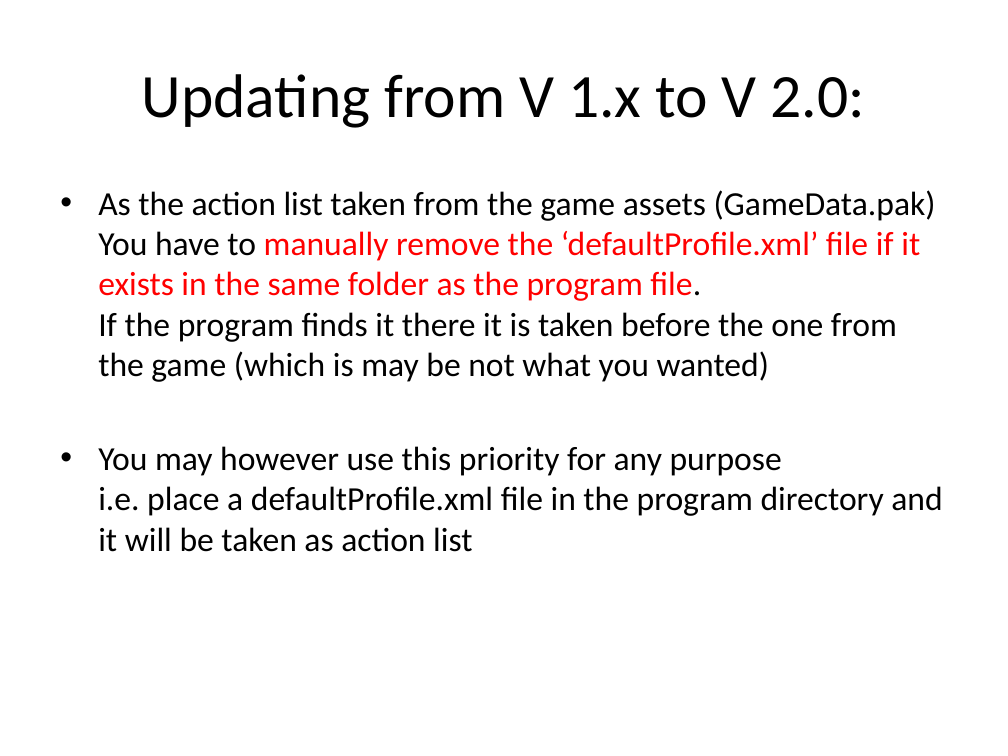
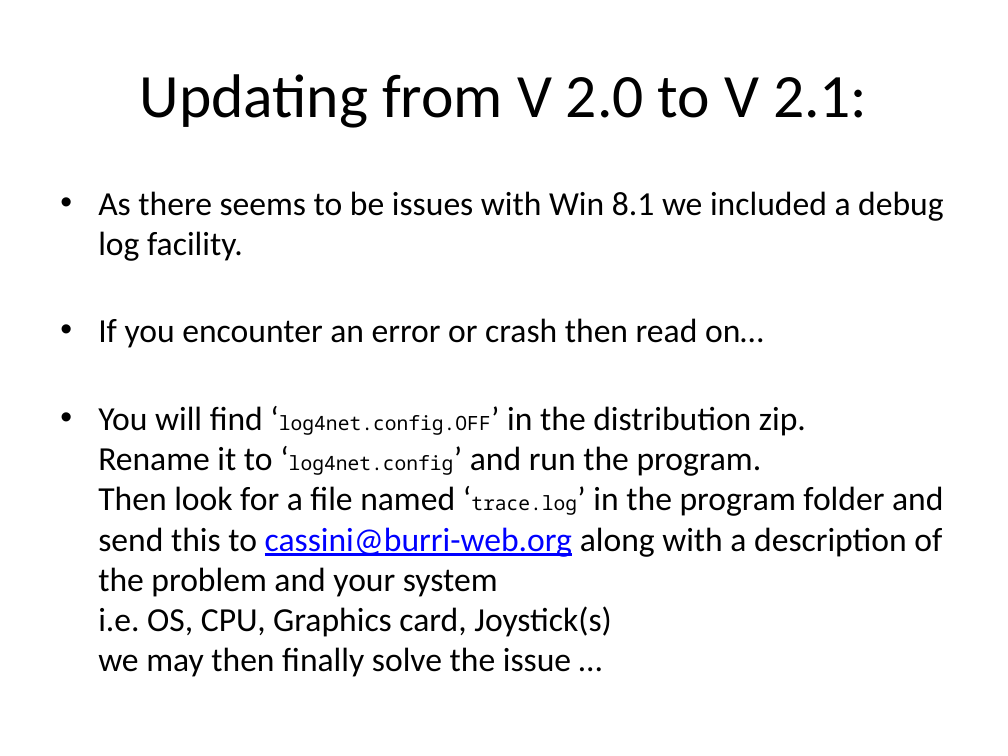
Before and after one commit to SCToolsfactory/SCJMapper-V2, a slide deck: slide 2 of doc/SCJMapper_QGuide.pptx. Drawn at 1008x756 pixels with LibreOffice and Linux fonts; fonts in the diff are those of the drawing. Boxes give left, top, right and bottom in pixels: in the first picture for what was removed or moved away, otherwise in the second. Text is boxed around its words. In the diff, an @@ line names an element or a change of style, - is before the commit and + after.

```diff
--- a/doc/SCJMapper_QGuide.pptx
+++ b/doc/SCJMapper_QGuide.pptx
@@ title at (140,74,867,128): text changed @@
-Updating from V 1.x to V 2.0:
+Updating from V 2.0 to V 2.1:
@@ text at (98,191,943,677): text changed @@
-• As the action list taken from the game assets (GameData.pak)
-  You have to manually remove the ‘defaultProfile.xml’ file if it exists in the same folder as the program file.
-  If the program finds it there it is taken before the one from the game (which is may be not what you wanted)
-• You may however use this priority for any purpose
-  i.e. place a defaultProfile.xml file in the program directory and it will be taken as action list
+• As there seems to be issues with Win 8.1 we included a debug log facility.
+• If you encounter an error or crash then read on…
+• You will find ‘log4net.config.OFF’ in the distribution zip.
+  Rename it to ‘log4net.config’ and run the program.
+  Then look for a file named ‘trace.log’ in the program folder and send this to cassini@burri-web.org along with a description of the problem and your system
+  i.e. OS, CPU, Graphics card, Joystick(s)
+  we may then finally solve the issue …
```
Also in this commit, not shown: 6 other slides changed, 1 slide added, 1 other file.
